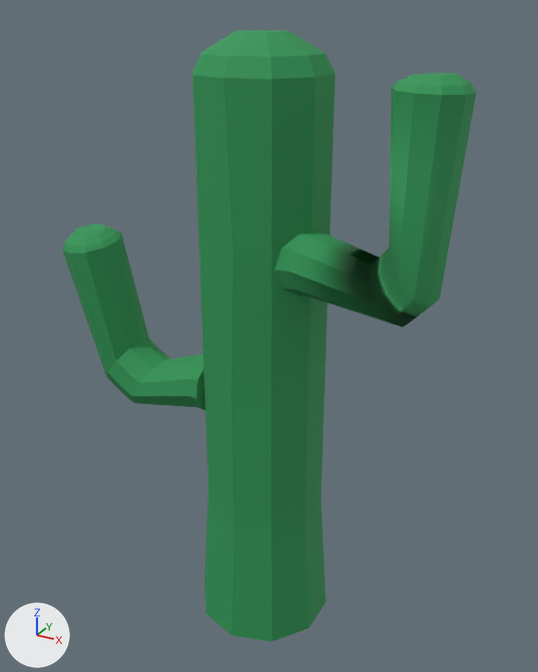
One commit to the FBX model EcoSphere/Assets/Models/Cactus1.fbx: the scene before it, then after it.
Rendered twice from a 50 mm camera at (0.462, -0.788, 0.638) aimed at (0.011, 0.031, 0.228). The axes (+X, +Y, +Z) are drawn at lower left. The lights are the same throughout. Where no turn or scale is listed for an object, it has been applied to the vertices.

Objects in the first picture: 'Cactus'.
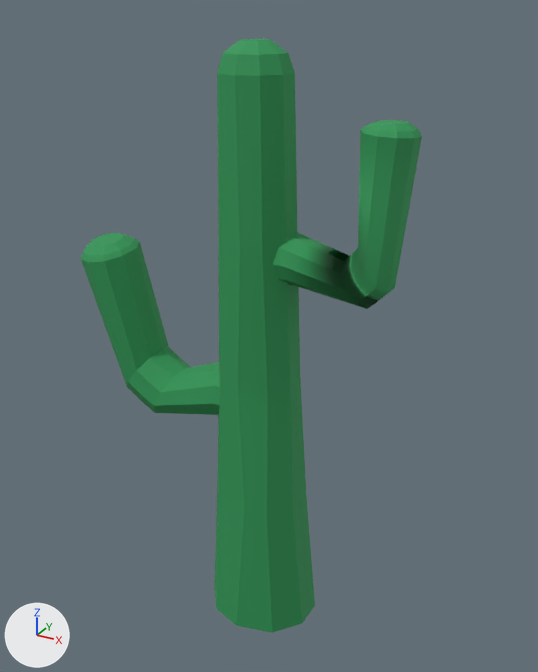
What changed in the scene script:
```text
Change me_cylinder_002:
    used by ob_cactus; location = (0.0, -0.007, 0.32)
    remove me_cylinder_002.from_pydata(...)  # 230 vertices, 208 faces; spans x -0.304..0.273, y -0.088..0.106, z -0.519..0.295
    add me_cylinder_002.from_pydata(...)  # 230 vertices, 208 faces; spans x -0.273..0.211, y -0.068..0.085, z -0.534..0.286
    me_cylinder_002 part 1: the loose piece of 80 vertices spanning x 0.057..0.273, y -0.074..0.03, z -0.01..0.26 is multiplied about its middle by the matrix ((0.807, -0.045, 0.019), (0.045, 0.807, 0.011), (-0.02, -0.01, 0.808)), then moved by (-0.044, 0.032, -0.026)
    me_cylinder_002 part 2: the loose piece of 80 vertices spanning x -0.304..-0.055, y -0.036..0.065, z -0.239..0.031 is multiplied about its middle by the matrix ((0.999, 0.0, -0.034), (0.0, 1.0, 0.005), (0.034, -0.005, 0.999)), then moved by (0.035, 0.001, -0.006)
    me_cylinder_002 part 3: 70 of 230 vertices moved; they spanned x -0.073..0.11, y -0.088..0.106, z -0.519..0.295 and now span x -0.058..0.095, y -0.068..0.085, z -0.534..0.286; mean shift (-0.006, 0.0, -0.002); largest move (0.098, 0.035, 0.25) -> (0.054, 0.022, 0.25)
```

Where the change shows, as pixel boxes (x1, y1, x2, y2) in the pictures (538 x 672 px; the box of a moved part takes in the faces that stretch with it):
'Cactus', reshaped (18% narrower)
    before: (62, 30, 476, 642)
    after: (81, 39, 422, 633)
part 1 of me_cylinder_002, moved or reshaped
    before: (275, 73, 476, 327)
    after: (273, 120, 422, 309)
part 2 of me_cylinder_002, moved or reshaped
    before: (62, 224, 205, 410)
    after: (81, 233, 220, 415)
part 3 of me_cylinder_002, moved or reshaped
    before: (192, 30, 335, 642)
    after: (214, 39, 315, 633)
